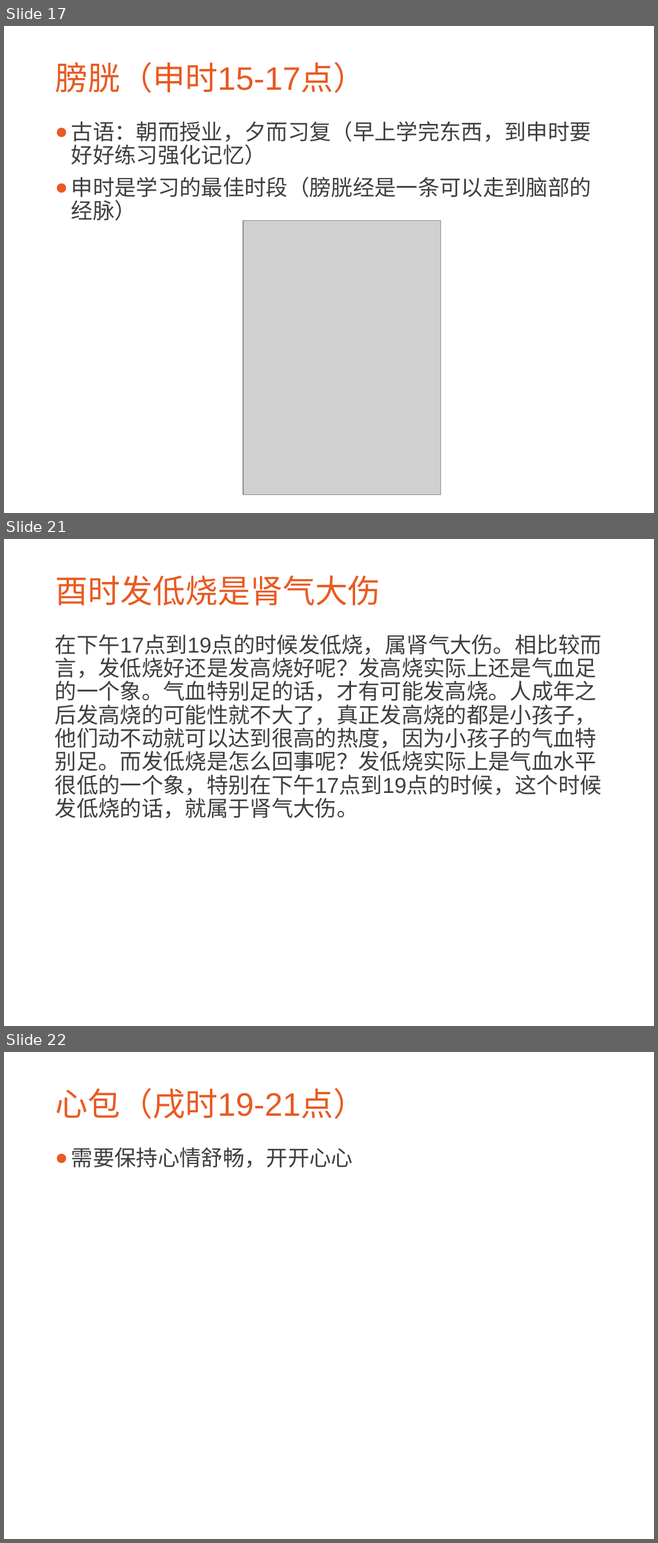
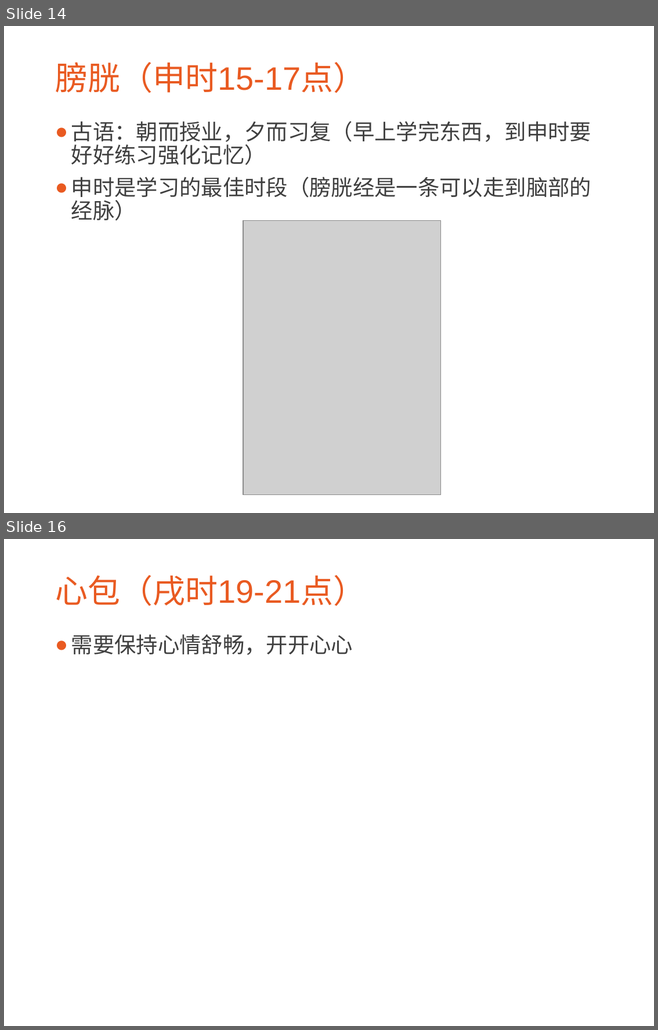
Before and after one commit to CatMan1994/file, a slide deck: 中医与养生分享会/中医与养生.ppt. Shown one above the other, each under a label of ours: slides 17, 21 and 22 before the commit, slides 14 and 16 after it; the slides between them are not shown. The pictures are 658x1543 and 658x1030 pixels, drawn with LibreOffice and Linux fonts; fonts in the diff are those of the drawing; grey boxes stand for pictures; background and template pictures are left out. Boxes give left, top, right and bottom in pixels: in the first picture for what was removed or moved away, otherwise in the second. Text is boxed around its words. In the diff, an @@ line names an element or a change of style, - is before the commit and + after.

```diff
--- a/中医与养生分享会/中医与养生.ppt
+++ b/中医与养生分享会/中医与养生.ppt
@@ slide 21 removed at bbox=[4, 539, 654, 1026], background picture (left out) @@
@@ title removed at bbox=[55, 576, 380, 606] @@
-酉时发低烧是肾气大伤
@@ text removed at bbox=[55, 634, 601, 819] @@
-在下午17点到19点的时候发低烧，属肾气大伤。相比较而言，发低烧好还是发高烧好呢？发高烧实际上还是气血足的一个象。气血特别足的话，才有可能发高烧。人成年之后发高烧的可能性就不大了，真正发高烧的都是小孩子，他们动不动就可以达到很高的热度，因为小孩子的气血特别足。而发低烧是怎么回事呢？发低烧实际上是气血水平很低的一个象，特别在下午17点到19点的时候，这个时候发低烧的话，就属于肾气大伤。
@@ what was slide 17 is now slide 14 @@
@@ what was slide 22 is now slide 16 @@
```
Also in this commit, not shown: 6 slides changed, 1 slide added, 2 other slides removed, 1 other file.
